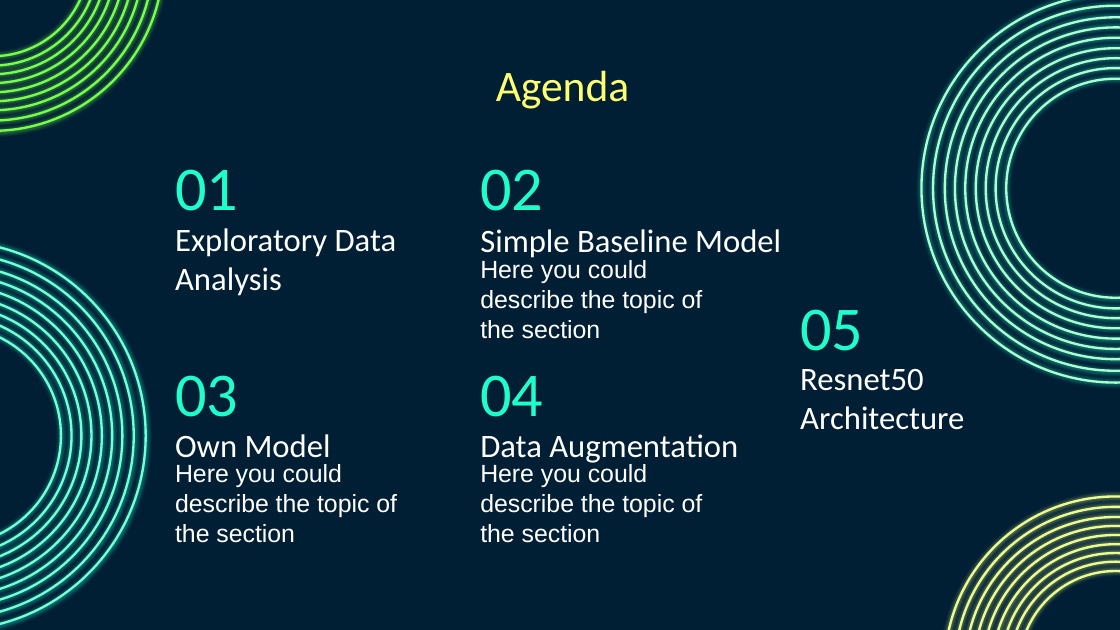
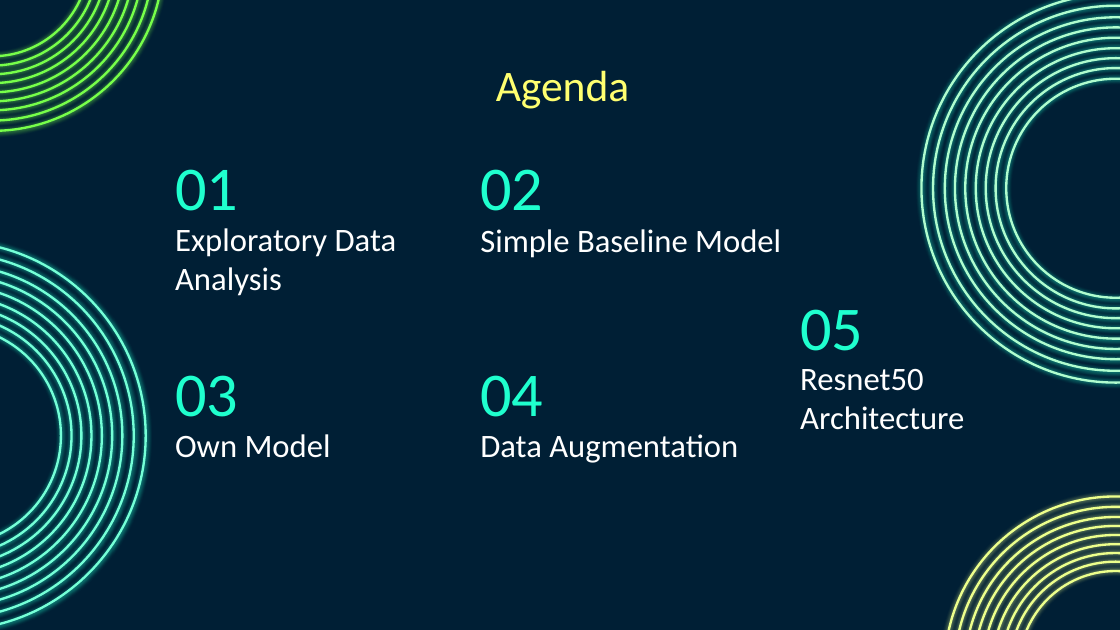
Before and after one commit to Amirrahman19/DeepLearning, a slide deck: slide 2 of CA1/PartB/Cifar100.pptx. Drawn at 1120x630 pixels with LibreOffice and Linux fonts; fonts in the diff are those of the drawing. Boxes give left, top, right and bottom in pixels: in the first picture for what was removed or moved away, otherwise in the second. Text is boxed around its words. In the diff, an @@ line names an element or a change of style, - is before the commit and + after.

```diff
--- a/CA1/PartB/Cifar100.pptx
+++ b/CA1/PartB/Cifar100.pptx
@@ subtitle removed at (480,260,703,339) @@
-Here you could describe the topic of the section
@@ subtitle removed at (175,464,397,543) @@
-Here you could describe the topic of the section
@@ subtitle removed at (480,462,703,543) @@
-Here you could describe the topic of the section
```
Also in this commit, not shown: 1 other slide changed, 2 other files.
